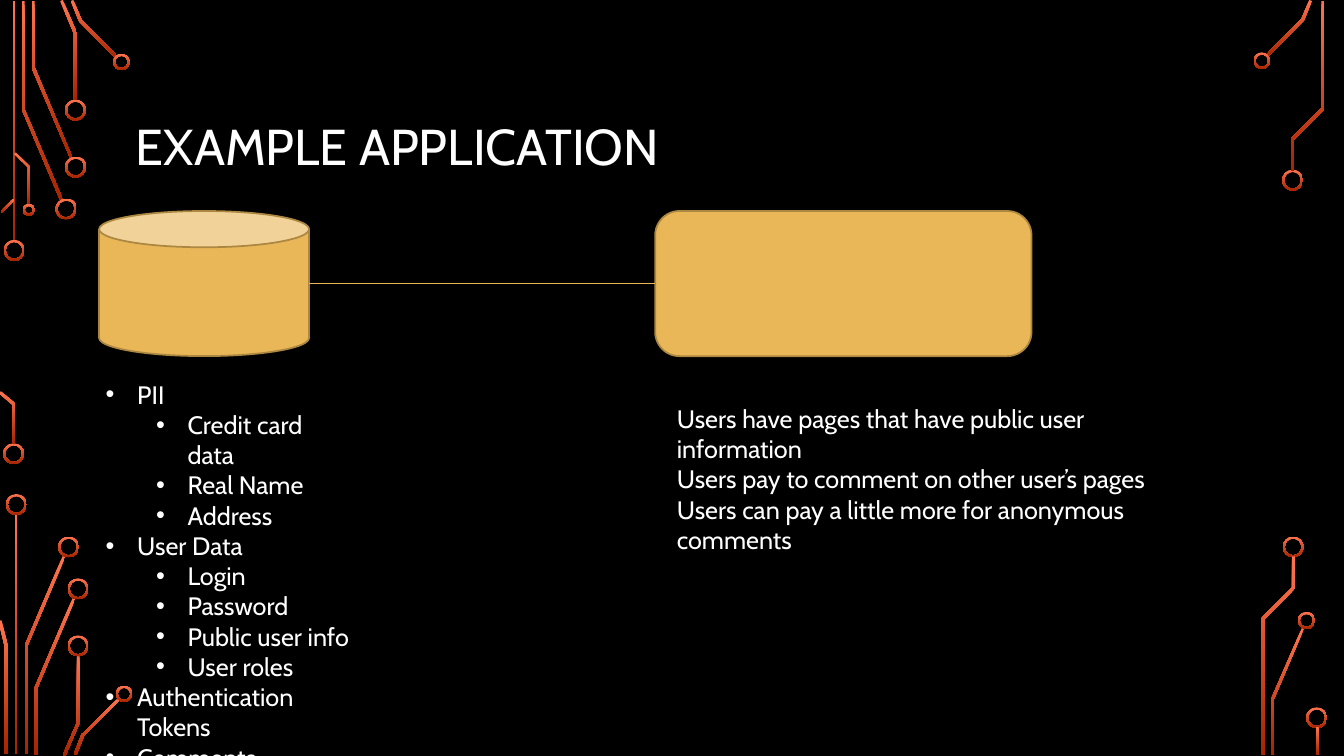
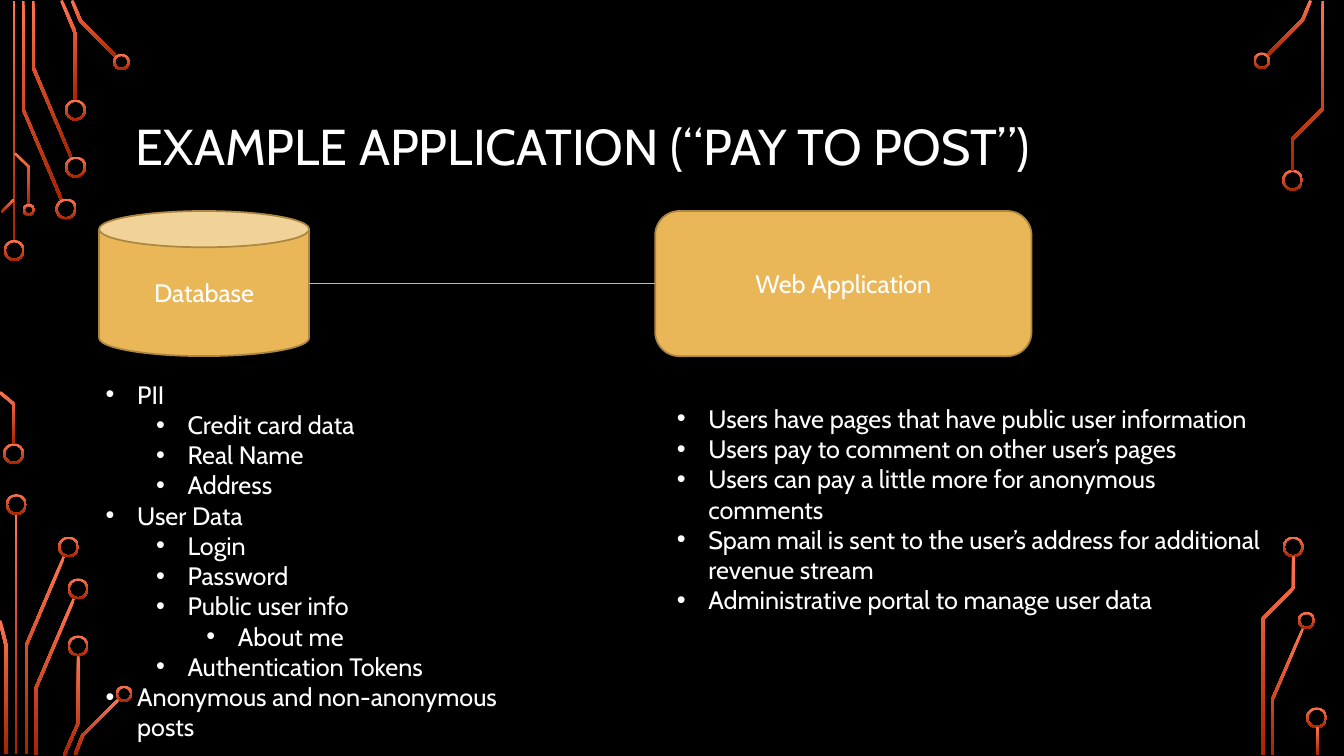
Before and after one commit to alexschneider/Sample-Threat-Model, a slide deck: slide 2 of Threat Modeling.pptx. Drawn at 1344x756 pixels with LibreOffice and Linux fonts; fonts in the diff are those of the drawing; background and template pictures are left out. Boxes give left, top, right and bottom in pixels: in the first picture for what was removed or moved away, otherwise in the second. Text is boxed around its words. In the diff, an @@ line names an element or a change of style, - is before the commit and + after.

```diff
--- a/Threat Modeling.pptx
+++ b/Threat Modeling.pptx
@@ title at [136, 127, 1030, 172]: text changed @@
-EXAMPLE APPLICATION
+EXAMPLE APPLICATION (“PAY TO POST”)
@@ text in cylinder at [154, 283, 254, 303]: text added @@
+Database
@@ text in rounded rectangle at [755, 274, 931, 299]: text added @@
+Web Application
@@ text at [708, 409, 1246, 520]: bullet none to • @@
@@ text at [708, 530, 1260, 615]: paragraphs added @@
+• Spam mail is sent to the user’s address for additional revenue stream
+• Administrative portal to manage user data
@@ text at [238, 627, 344, 647]: text changed @@
-  • User roles
+    • About me
@@ text at [188, 657, 422, 677]: list level 1 to 2 in "Authentication Tokens" @@
@@ text at [137, 687, 497, 742]: text changed @@
-• Comments
+• Anonymous and non-anonymous posts
```
Also in this commit, not shown: 3 other slides changed, 2 other files.
